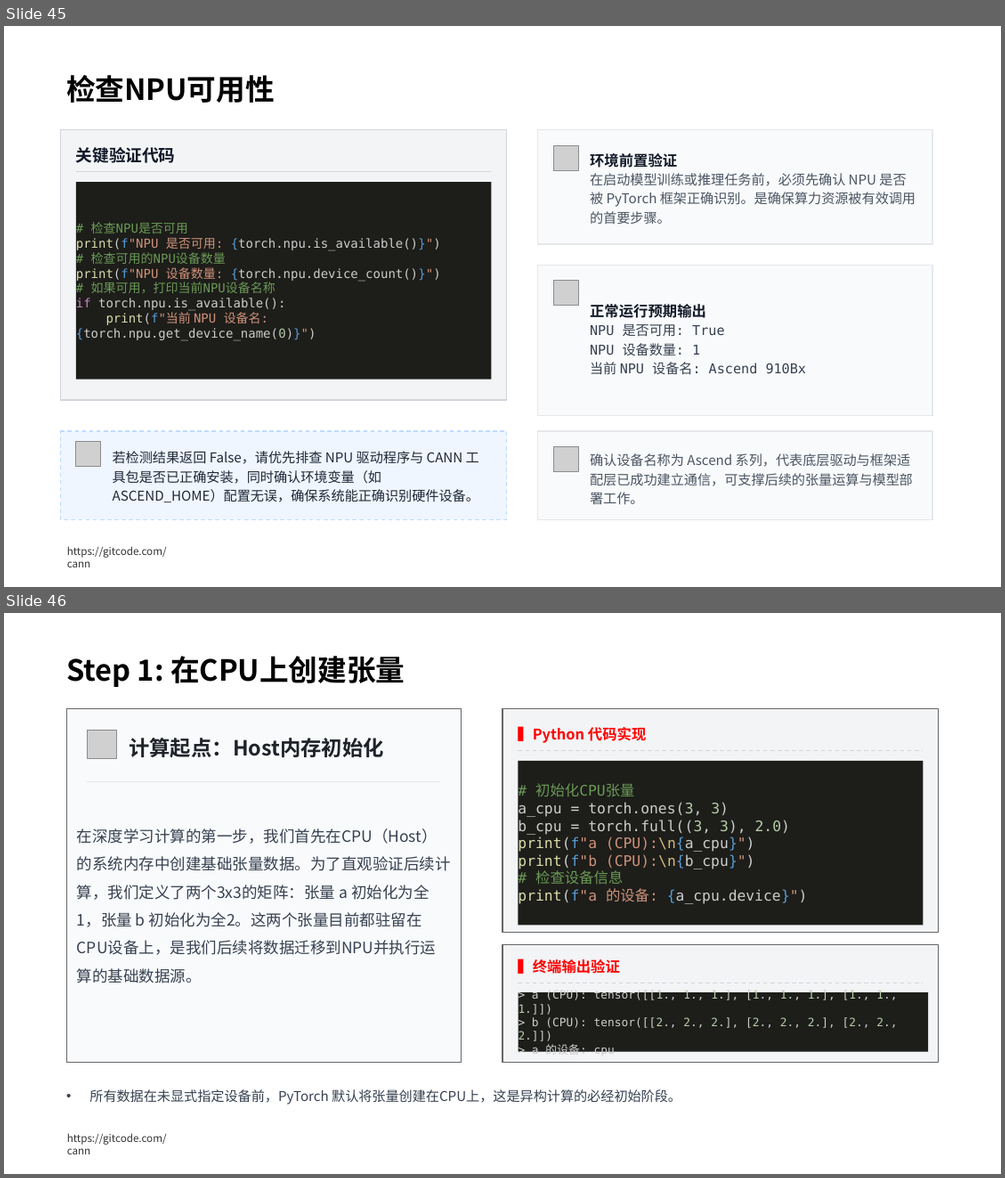
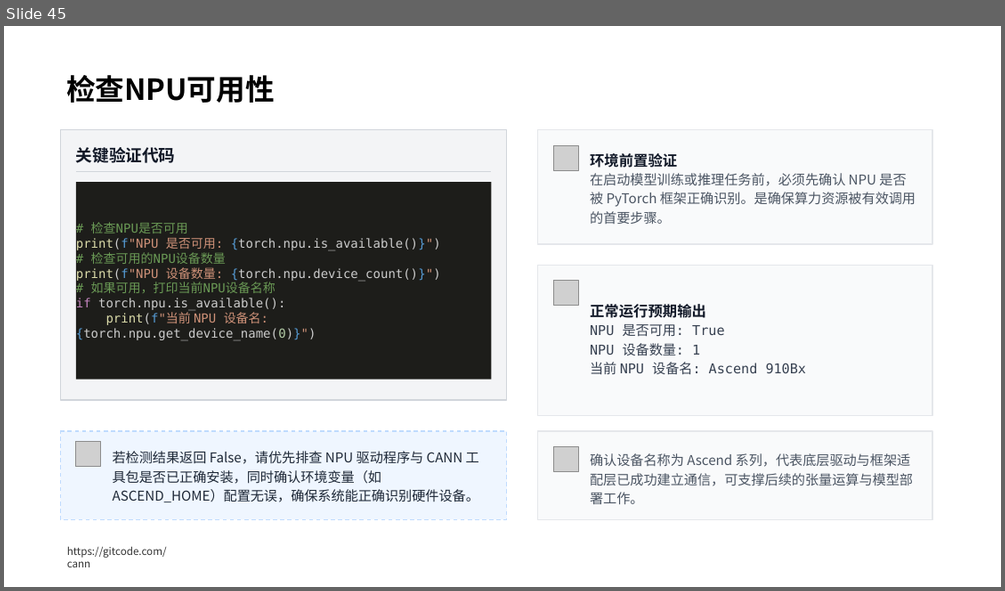
Before and after one commit to hicann/cann-learning-hub, a slide deck: quick_start/cann_basics/slides/artificial_intelligence_basics.pptx. Shown one above the other, each under a label of ours: slides 45 and 46 before the commit, slide 45 after it. The pictures are 1005x1178 and 1005x591 pixels, drawn with LibreOffice and Linux fonts; fonts in the diff are those of the drawing; grey boxes stand for pictures; background and template pictures are left out. Boxes give left, top, right and bottom in pixels: in the first picture for what was removed or moved away, otherwise in the second. Text is boxed around its words. In the diff, an @@ line names an element or a change of style, - is before the commit and + after.

```diff
--- a/quick_start/cann_basics/slides/artificial_intelligence_basics.pptx
+++ b/quick_start/cann_basics/slides/artificial_intelligence_basics.pptx
@@ slide 46 removed at [4, 613, 1001, 1174], background #FFFFFF; not listed: 1 template element that a slide beside it also shows @@
@@ text removed at [66, 656, 404, 687] @@
-Step 1: 在CPU上创建张量
@@ rounded rectangle removed at [67, 708, 461, 1062] @@
@@ rounded rectangle removed at [502, 708, 938, 933] @@
@@ picture removed at [87, 730, 116, 759] @@
@@ text removed at [129, 738, 384, 757] @@
-计算起点：Host内存初始化
@@ text removed at [518, 726, 646, 743] @@
-▍Python 代码实现
@@ line removed from (518, 750) to (922, 750) @@
@@ rectangle removed at [518, 761, 923, 925] @@
-# 初始化CPU张量
-a_cpu = torch.ones(3, 3)
-b_cpu = torch.full((3, 3), 2.0)
-print(f"a (CPU):\n{a_cpu}")
-print(f"b (CPU):\n{b_cpu}")
-# 检查设备信息
-print(f"a 的设备: {a_cpu.device}")
@@ line removed from (87, 781) to (440, 781) @@
@@ text removed at [77, 828, 451, 983] @@
-在深度学习计算的第一步，我们首先在CPU（Host）的系统内存中创建基础张量数据。为了直观验证后续计算，我们定义了两个3x3的矩阵：张量 a 初始化为全1，张量 b 初始化为全2。这两个张量目前都驻留在CPU设备上，是我们后续将数据迁移到NPU并执行运算的基础数据源。
@@ rounded rectangle removed at [502, 944, 938, 1062] @@
@@ text removed at [518, 958, 619, 973] @@
-▍终端输出验证
@@ line removed from (518, 983) to (922, 983) @@
@@ rectangle removed at [518, 992, 929, 1051] @@
-> a (CPU): tensor([[1., 1., 1.], [1., 1., 1.], [1., 1., 1.]])
-> b (CPU): tensor([[2., 2., 2.], [2., 2., 2.], [2., 2., 2.]])
-> a 的设备: cpu
@@ text removed at [89, 1089, 681, 1104] @@
-• 所有数据在未显式指定设备前，PyTorch 默认将张量创建在CPU上，这是异构计算的必经初始阶段。
```
Also in this commit, not shown: 7 slides changed, 1 slide added, 8 other slides removed, 6 other files.
